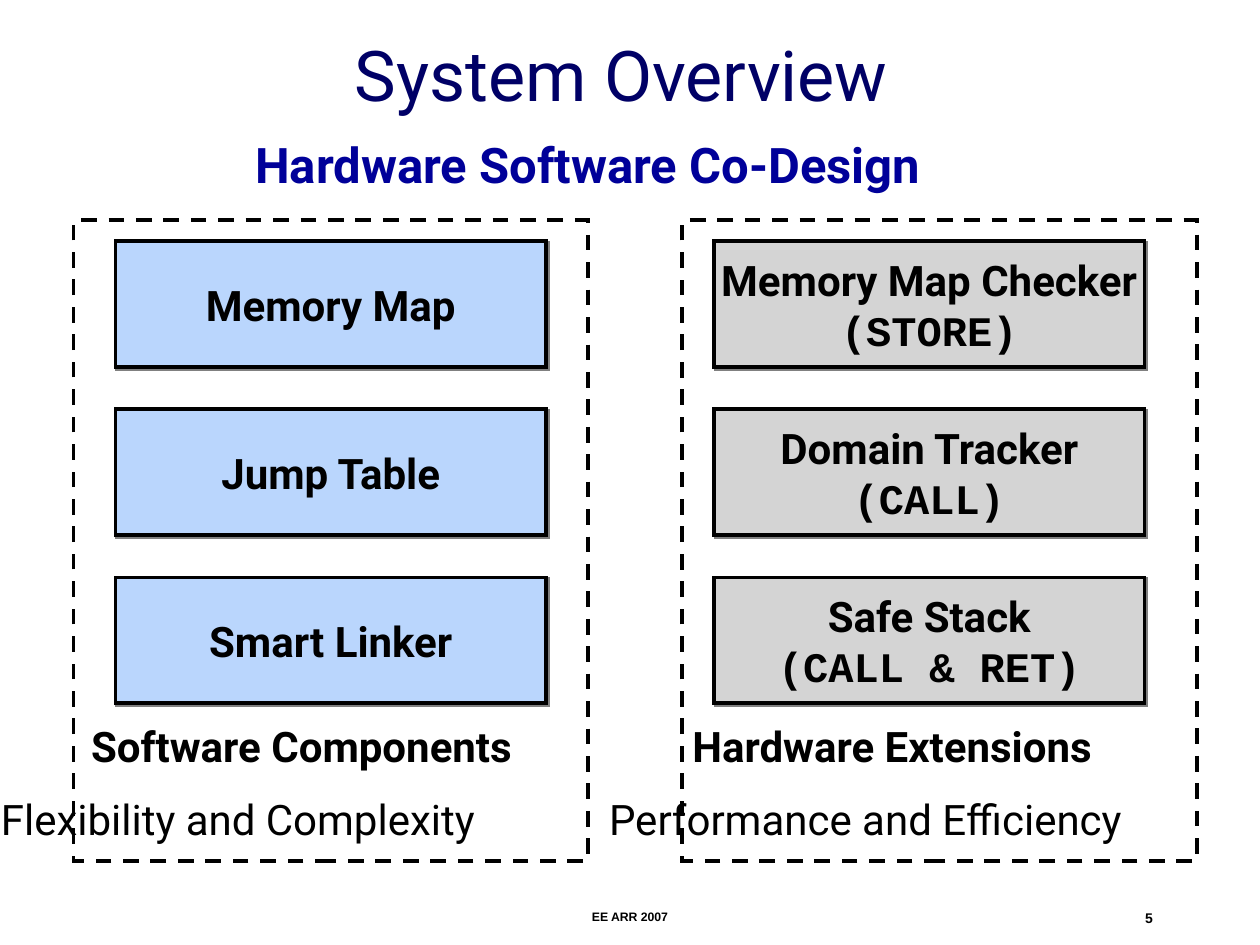
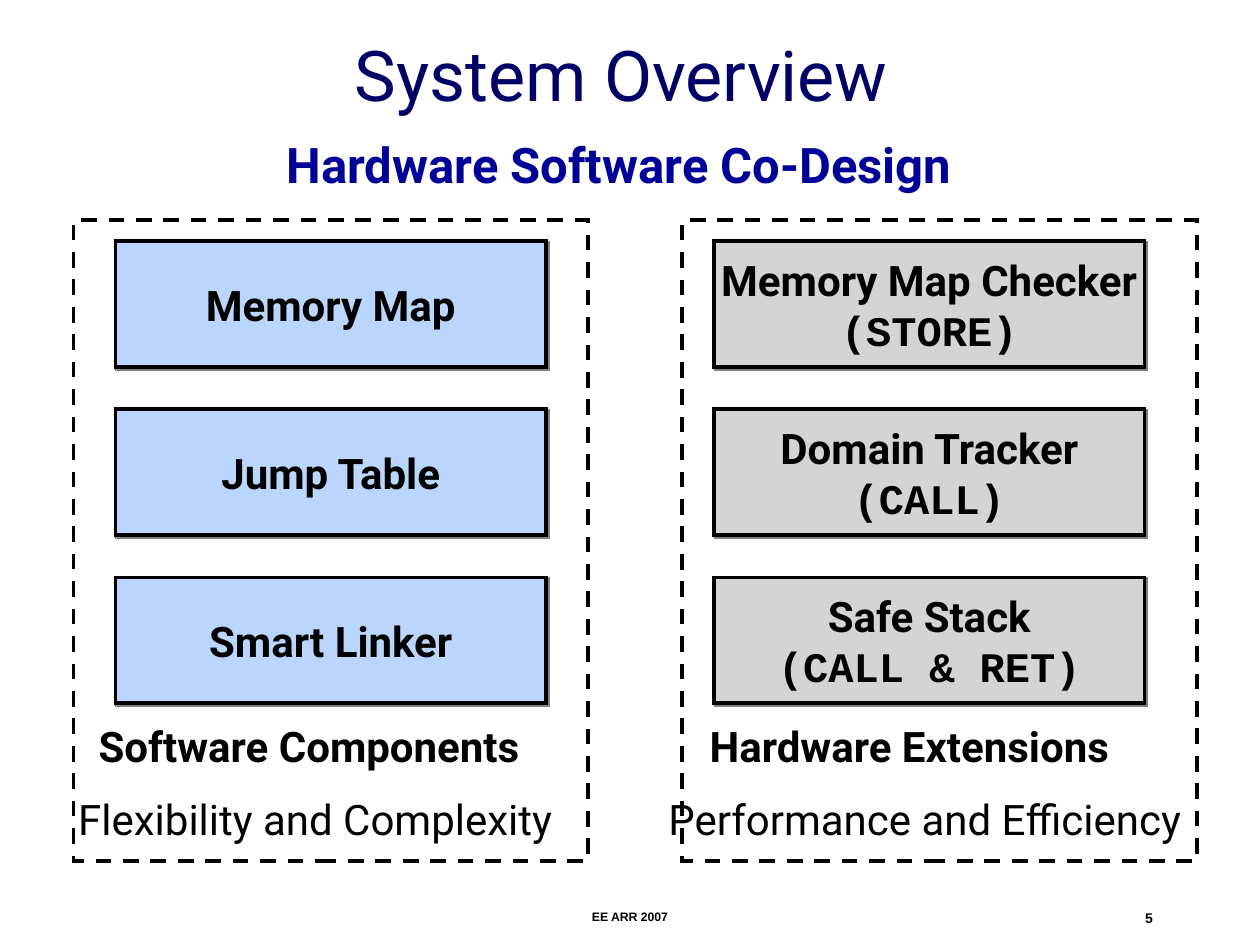
Before and after one commit to nesl/umpu, a slide deck: slide 5 of docs/ee-arr-2007/ee-arr.ppt. Drawn at 1260x945 pixels with LibreOffice and Linux fonts; fonts in the diff are those of the drawing. Boxes give left, top, right and bottom in pixels: in the first picture for what was removed or moved away, otherwise in the second. Text is boxed around its words. In the diff, an @@ line names an element or a change of style, - is before the commit and + after.

```diff
--- a/docs/ee-arr-2007/ee-arr.ppt
+++ b/docs/ee-arr-2007/ee-arr.ppt
@@ text "Hardware Software Co-Design": place and size @@
-text "Hardware Software Co-Design" at (255,145,920,193)
+text "Hardware Software Co-Design" at (287,145,952,193)
@@ text "Software Components": place and size @@
-text "Software Components" at (91,730,511,771)
+text "Software Components" at (99,730,519,771)
@@ text "Hardware Extensions": place and size @@
-text "Hardware Extensions" at (692,730,1092,763)
+text "Hardware Extensions" at (710,730,1109,763)
@@ text "Flexibility and Complexity": place and size @@
-text "Flexibility and Complexity" at (1,801,475,844)
+text "Flexibility and Complexity" at (78,803,552,844)
@@ text "Performance and Efficiency": place and size @@
-text "Performance and Efficiency" at (609,801,1121,844)
+text "Performance and Efficiency" at (668,801,1181,844)
```
Also in this commit, not shown: 20 other slides changed, 2 other files.
